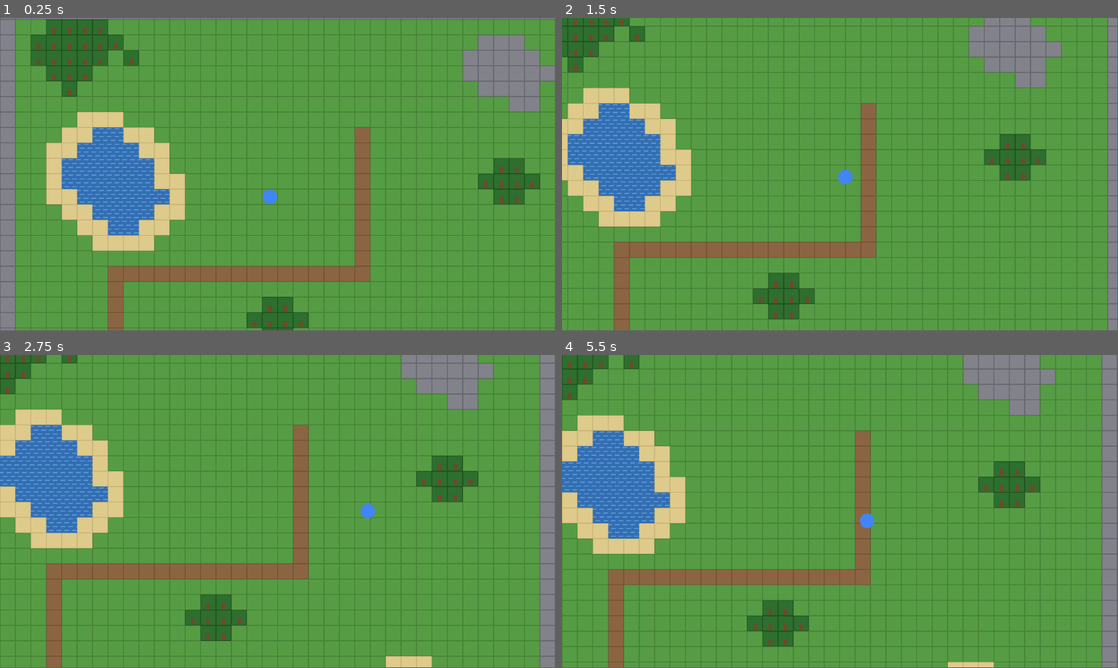
Above: before the commit, frames 1-4 (two rows, left to right).
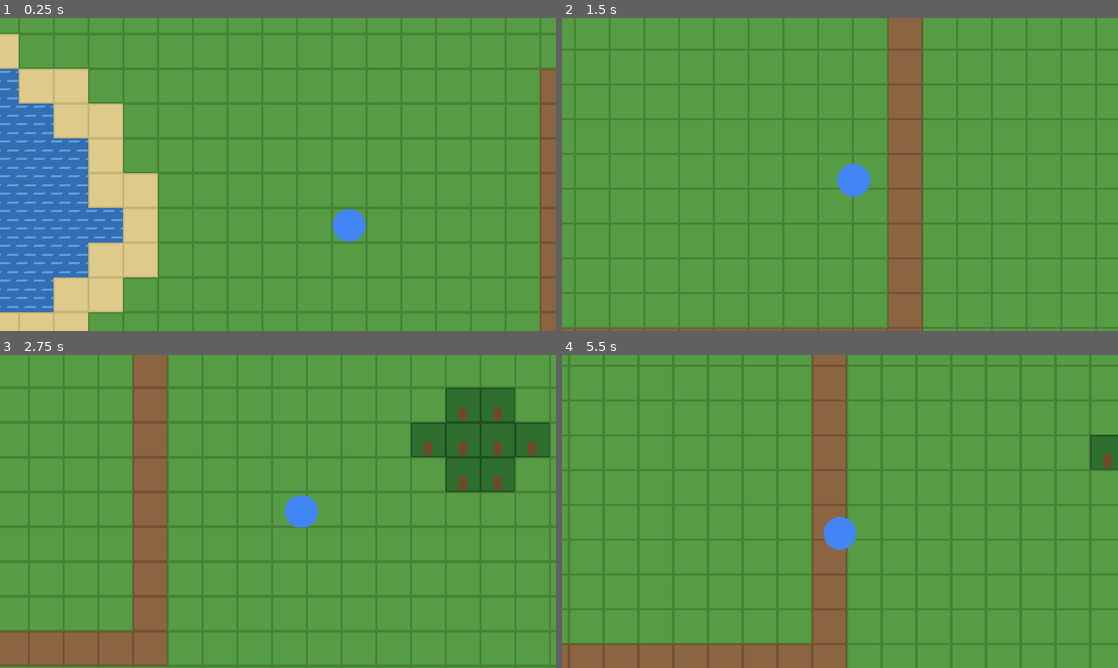
Above: after the commit, the same moments.

Repository: ozcinarece/Rable
Game: Godot game, scene res://scenes/World.tscn
Two runs of this game, one before a commit and one after it. Both use one fixed random seed, a clock stepped at 60 frames per second and the inputs below.
Inputs (mouse positions are in pixels of both pictures, inside the frame that each line leads up to):
- Up to frame 1 (0.25 s): no input
- Up to frame 2 (1.5 s): move the mouse to (962, 158) at 0.52 s; hold D 0.53-1.25 s; click (962, 158) at 0.67 s; drag from (728, 190) to (812, 237) at 1.27 s
- Up to frame 3 (2.75 s): move the mouse to (333, 442) at 2.02 s; hold D from 2.03 s (still down)
- Up to frame 4 (5.5 s): release D at 2.75 s; drag from (812, 574) to (673, 464) at 2.77 s; move the mouse to (1006, 558) at 3.52 s; hold A 3.53-4.25 s; drag from (673, 464) to (756, 433) at 4.27 s; move the mouse to (867, 511) at 5.02 s; hold S from 5.03 s (still down); click (867, 511) at 5.17 s
In our replay, the window is 799x449 before the commit and 800x450 after it. These sizes can differ from the game's own. Grey fills any space a smaller window leaves; there, only what the larger window draws over its background counts as a difference.

The runs differ from the first frame. In frame 1, 44% of the frame differs, in the area x 0-100%, y 0-100%; in frame 2, 38%; in frame 3, 44%; in frame 4, 41%.

Commit message:
Kamerayi yakinlastir ve mobil ekran ayarlarini ekle
- Camera2D zoom 2.5x: telefonda tile'lar artik cok kucuk gorunmeyecek
- 1280x720 referans cozunurluk + canvas_items stretch + expand aspect:
  farkli telefon ekranlarinda tutarli olcek
- Yatay (sensor_landscape) yonelim: oyun yatay oynanacak

Diff:
--- a/project.godot
+++ b/project.godot
@@ -11,6 +11,14 @@
 run/main_scene="res://scenes/World.tscn"
 config/features=PackedStringArray("4.3", "GL Compatibility")
 
+[display]
+
+window/size/viewport_width=1280
+window/size/viewport_height=720
+window/stretch/mode="canvas_items"
+window/stretch/aspect="expand"
+window/handheld/orientation=4
+
 [rendering]
 
 renderer/rendering_method="gl_compatibility"
--- a/scenes/Player.tscn
+++ b/scenes/Player.tscn
@@ -16,5 +16,6 @@
 shape = SubResource("CircleShape2D_1")
 
 [node name="Camera2D" type="Camera2D" parent="."]
+zoom = Vector2(2.5, 2.5)
 position_smoothing_enabled = true
 position_smoothing_speed = 8.0
